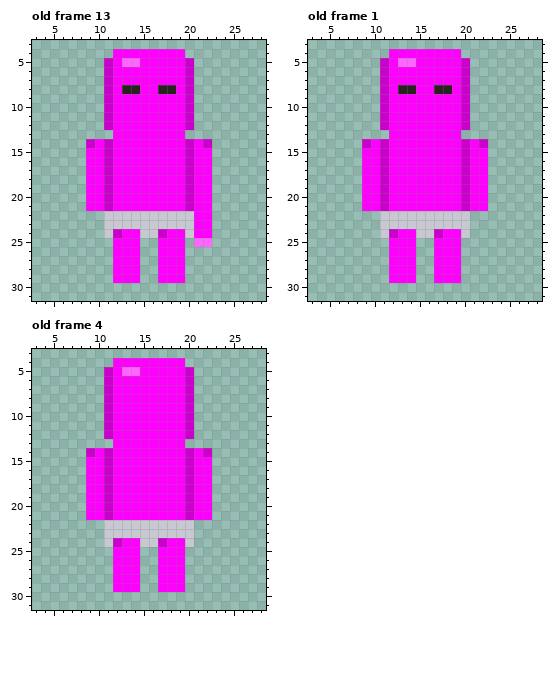
A pixel-art file gets an edit: apps/game/assets/characters/body/body-male.aseprite. The picture above was drawn from the file before the commit.
32x32 pixels, 20 frames. Shown: old frame 13: x 3..28, y 3..31; old frame 1: x 3..28, y 3..31; old frame 4: x 3..28, y 3..31. The commit also changed other frames, which this record leaves out.
After:
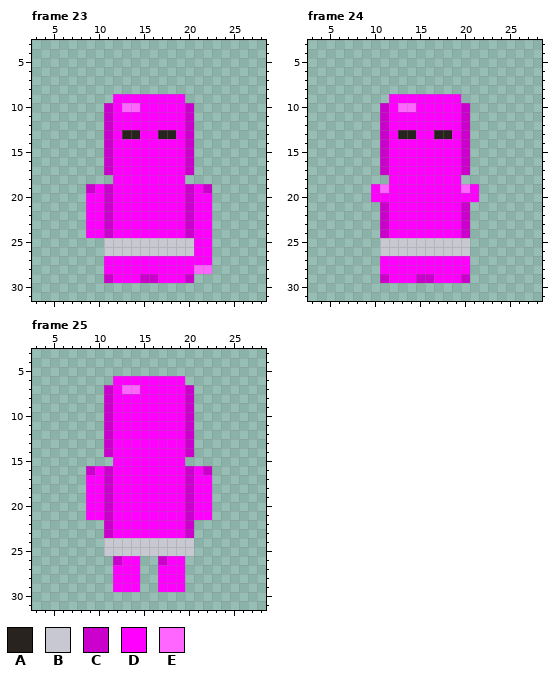
Palette (. is transparent): A #28231e  B #c8c8d2  C #cc00cc  D #ff00ff  E #ff66ff
A new or re-ordered frame is compared with the old frame closest to it.
From old to new:
frames 20 -> 36
Frame 23 is new; against old frame 13:
y 4: x 12..19 DDDDDDDD -> ........
y 5: x 11..20 CDEEDDDDDC -> ..........
y 6..7: x 11..20 CDDDDDDDDC -> ..........
y 8: x 11..20 CDAADDAADC -> ..........
y 9: x 11 C -> .; x 20 C -> .
y 10: x 13..14 DD -> EE
y 13: x 11 . -> C; x 13..14 DD -> AA; x 17..18 DD -> AA; x 20 . -> C
y 14: x 9..10 CD -> ..; x 21..22 DC -> ..
y 15..17: x 9..10 DD -> ..; x 21..22 DD -> ..
y 18: x 9..11 DDC -> ...; x 20..22 CDD -> ...
y 19: x 9 D -> C; x 22 D -> C
y 22..23: x 9..20 ..BBBBBBBBBB -> DDCDDDDDDDDC
y 24: x 9..12 ..BC -> DDCD; x 15..17 BBC -> DDD; x 20 B -> C
y 25: x 11..22 .DDD..DDD.EE -> BBBBBBBBBBDD
y 26: x 11..22 .DDD..DDD... -> BBBBBBBBBBDD
y 27: x 11 . -> D; x 15..16 .. -> DD; x 20..22 ... -> DDD
y 28: x 11 . -> D; x 15..16 .. -> DD; x 20..22 ... -> DEE
y 29: x 11 . -> C; x 15..16 .. -> CC; x 20 . -> C
Frame 24 is new; against old frame 1:
y 4: x 12..19 DDDDDDDD -> ........
y 5: x 11..20 CDEEDDDDDC -> ..........
y 6..7: x 11..20 CDDDDDDDDC -> ..........
y 8: x 11..20 CDAADDAADC -> ..........
y 9: x 11 C -> .; x 20 C -> .
y 10: x 13..14 DD -> EE
y 13: x 11 . -> C; x 13..14 DD -> AA; x 17..18 DD -> AA; x 20 . -> C
y 14: x 9..10 CD -> ..; x 21..22 DC -> ..
y 15..17: x 9..10 DD -> ..; x 21..22 DD -> ..
y 18: x 9..11 DDC -> ...; x 20..22 CDD -> ...
y 19: x 9 D -> .; x 11 C -> E; x 20 C -> E; x 22 D -> .
y 20: x 9 D -> .; x 11 C -> D; x 20 C -> D; x 22 D -> .
y 21: x 9..10 DD -> ..; x 21..22 DD -> ..
y 22..23: x 11..20 BBBBBBBBBB -> CDDDDDDDDC
y 24: x 11..12 BC -> CD; x 15..17 BBC -> DDD; x 20 B -> C
y 25..26: x 11..20 .DDD..DDD. -> BBBBBBBBBB
y 27..28: x 11 . -> D; x 15..16 .. -> DD; x 20 . -> D
y 29: x 11 . -> C; x 15..16 .. -> CC; x 20 . -> C
Frame 25 is new; against old frame 4:
y 4: x 12..19 DDDDDDDD -> ........
y 5: x 11..20 CDEEDDDDDC -> ..........
y 6: x 11 C -> .; x 20 C -> .
y 7: x 13..14 DD -> EE
y 13: x 11 . -> C; x 20 . -> C
y 14: x 9..10 CD -> ..; x 21..22 DC -> ..
y 15: x 9..11 DDC -> ...; x 20..22 CDD -> ...
y 16: x 9 D -> C; x 22 D -> C
y 22..23: x 11..20 BBBBBBBBBB -> CDDDDDDDDC
y 24: x 12..14 CDD -> BBB; x 17..19 CDD -> BBB
y 25: x 11..20 .DDD..DDD. -> BBBBBBBBBB
y 26: x 12 D -> C; x 17 D -> C
Pixel boxes of the changes (left, top, right, bottom) in both pictures:
changed: (86, 49, 212, 283)
changed: (362, 49, 488, 283)
changed: (104, 358, 194, 394)
changed: (86, 439, 113, 475)
changed: (185, 439, 212, 475)
changed: (104, 520, 194, 565)
